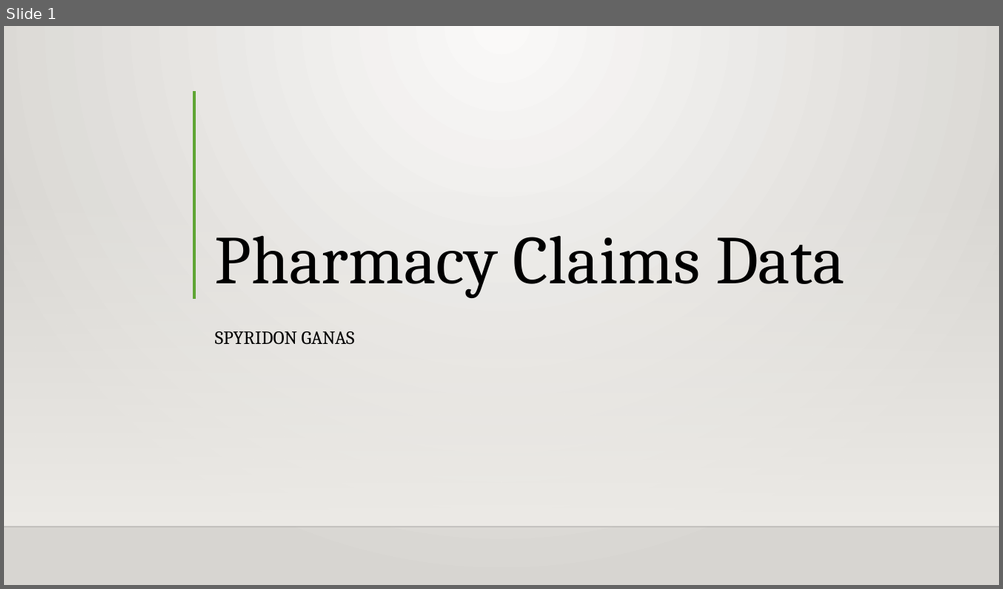
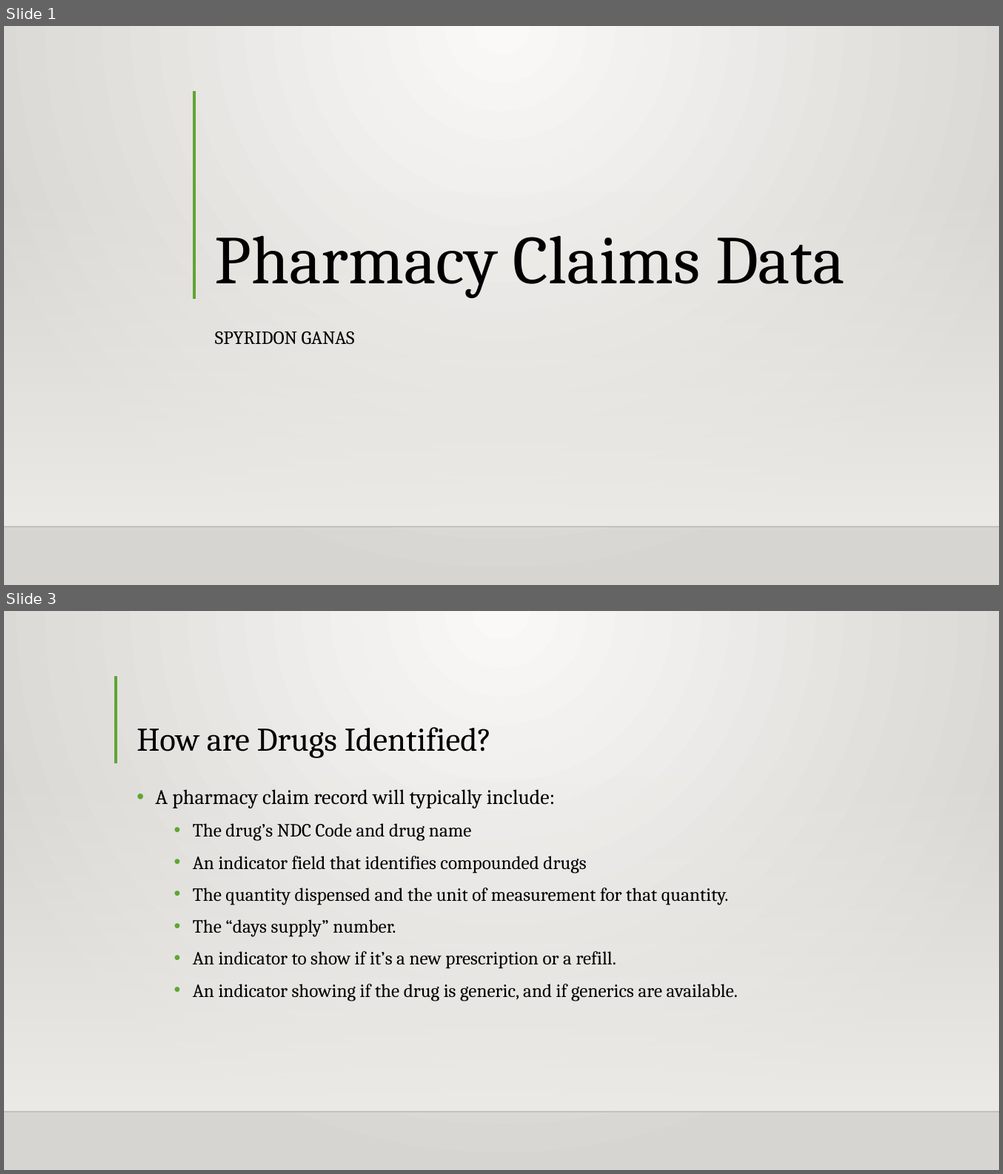
Before and after one commit to Intro-to-APCD/Intro-to-APCD.github.io, a slide deck: PowerPoints/Phase 2 - Overview/003 An Overview of Pharmacy Claims Data.pptx. Shown one above the other, each under a label of ours: slide 1 before the commit, slides 1 and 3 after it; the slides between them are not shown. The pictures are 1003x589 and 1003x1174 pixels, drawn with LibreOffice and Linux fonts; fonts in the diff are those of the drawing; background and template pictures are left out. Boxes give left, top, right and bottom in pixels: in the first picture for what was removed or moved away, otherwise in the second. Text is boxed around its words. In the diff, an @@ line names an element or a change of style, - is before the commit and + after.

Commit message:
completed the pharmacy powerpoint

```diff
--- a/PowerPoints/Phase 2 - Overview/003 An Overview of Pharmacy Claims Data.pptx
+++ b/PowerPoints/Phase 2 - Overview/003 An Overview of Pharmacy Claims Data.pptx
@@ slide 3 added at (4, 611, 999, 1170), background gradient #FAFAF9 to #D7D5D2; not listed: 2 template elements that a slide beside it also shows @@
@@ line added from (116, 676) to (116, 763), #5FA534 3 pt @@
@@ title added at (136, 727, 492, 758), 32 pt, text #000000 @@
+How are Drugs Identified?
@@ text added at (155, 789, 737, 1002), 18 pt, text #000000 @@
+• A pharmacy claim record will typically include:
+  • The drug’s NDC Code and drug name
+  • An indicator field that identifies compounded drugs
+  • The quantity dispensed and the unit of measurement for that quantity.
+  • The “days supply” number.
+  • An indicator to show if it’s a new prescription or a refill.
+  • An indicator showing if the drug is generic, and if generics are available.
```
Also in this commit, not shown: 3 other slides added, 5 slides removed.
